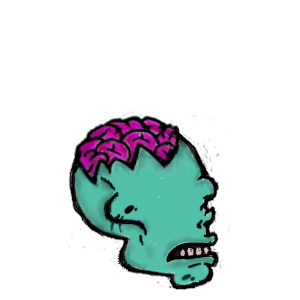
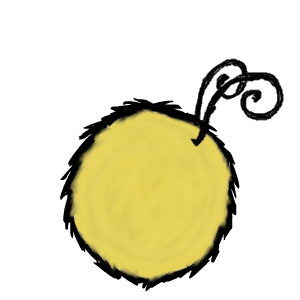
Layer changes from the first 300px x 300px image to the second:
added layer "Bee" above "Modify" over [60, 58, 284, 292]
hid "Modify" over [67, 109, 231, 291]
